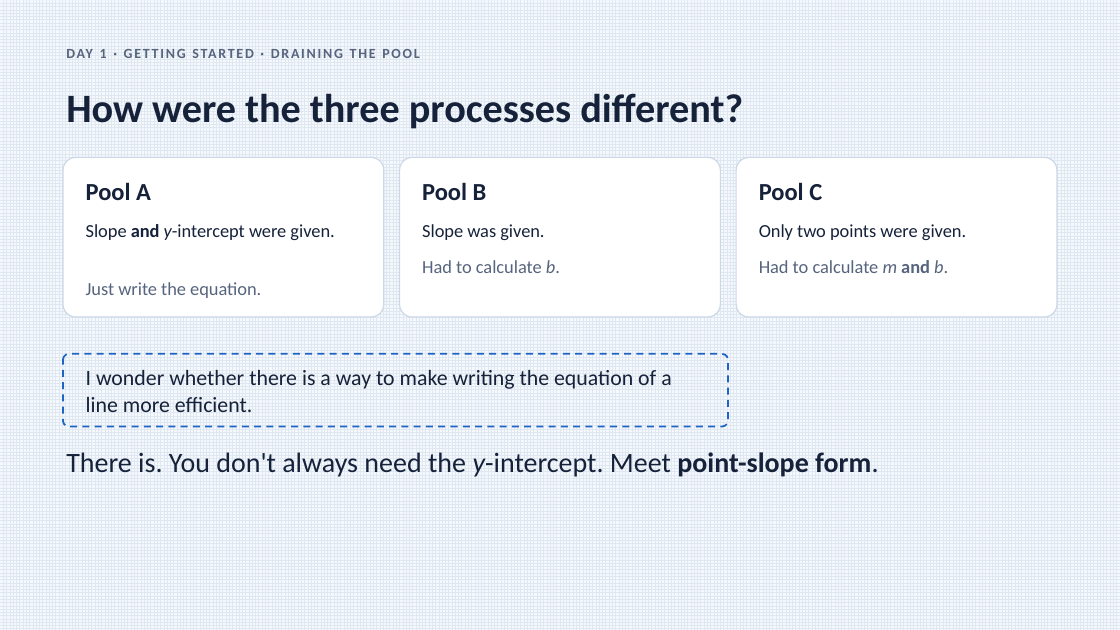
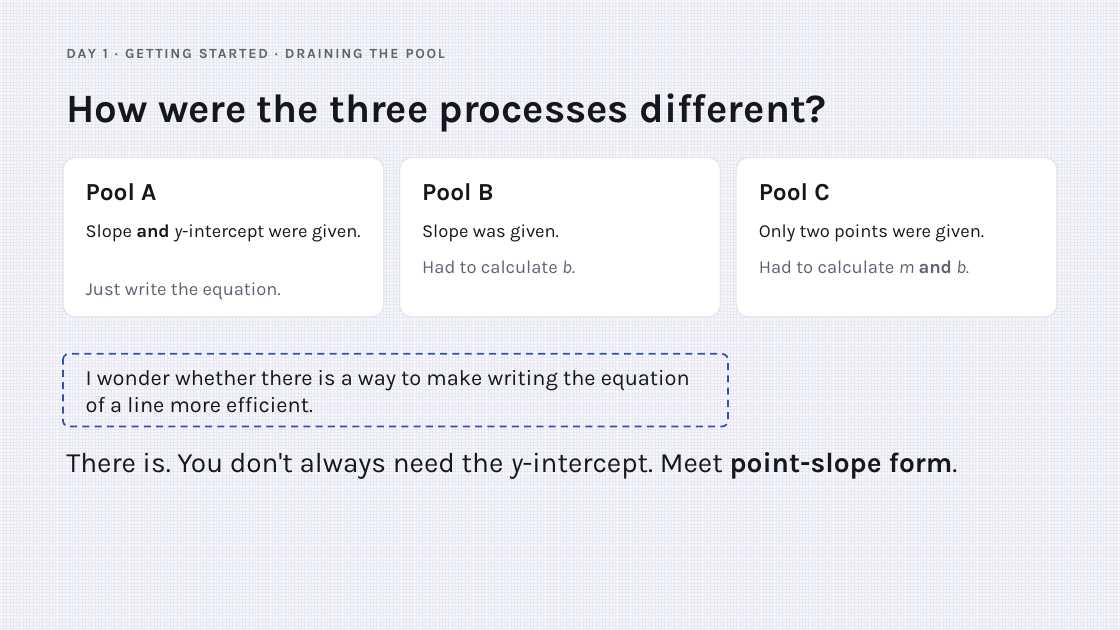
Before and after one commit to Apolloat2022/Algebra1M2U1L4, a slide deck: slide 8 of point-slope-form-lesson4.pptx. Drawn at 1120x630 pixels with LibreOffice and Linux fonts; fonts in the diff are those of the drawing. Boxes give left, top, right and bottom in pixels: in the first picture for what was removed or moved away, otherwise in the second. Text is boxed around its words. In the diff, an @@ line names an element or a change of style, - is before the commit and + after.

```diff
--- a/point-slope-form-lesson4.pptx
+++ b/point-slope-form-lesson4.pptx
@@ background pattern #DFE7F1 on #F5F8FC to pattern #E6E8F2 on #F7F7FB @@
@@ outline #CDD8E6 1 pt to #E3E4EC 1 pt in 3 elements at <box>63,157,384,317</box>, <box>400,157,721,317</box>, <box>736,157,1057,317</box> @@
@@ font Calibri to Karla, text colour #56647D to #5F6272 in 4 elements at <box>103,49,108,58</box>, <box>86,282,281,300</box>, <box>422,260,575,273</box>, <box>759,260,969,273</box> @@
@@ rounded rectangle "I wonder whether there is ..." at <box>63,354,728,426</box>: font Calibri to Karla, text colour #16223A to #16171D; outline #1D64C4 1.5 pt dashed to #3050B8 1.5 pt dashed @@
@@ font Calibri to Karla, text colour #16223A to #16171D in 8 elements at <box>66,93,826,132</box>, <box>86,183,156,201</box>, <box>86,224,361,242</box>, <box>422,183,494,201</box>, <box>422,224,559,242</box>, <box>759,183,830,201</box>, <box>759,224,984,242</box>, <box>66,452,958,479</box> @@
```
Also in this commit, not shown: 30 other slides changed, 2 other files.
